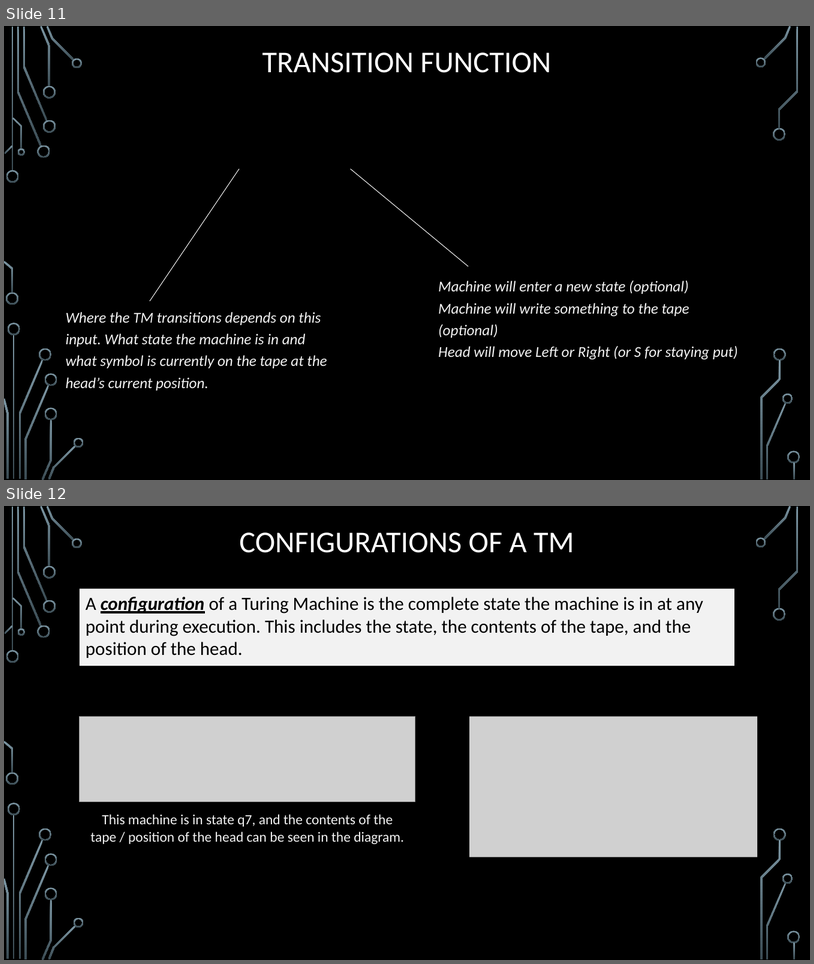
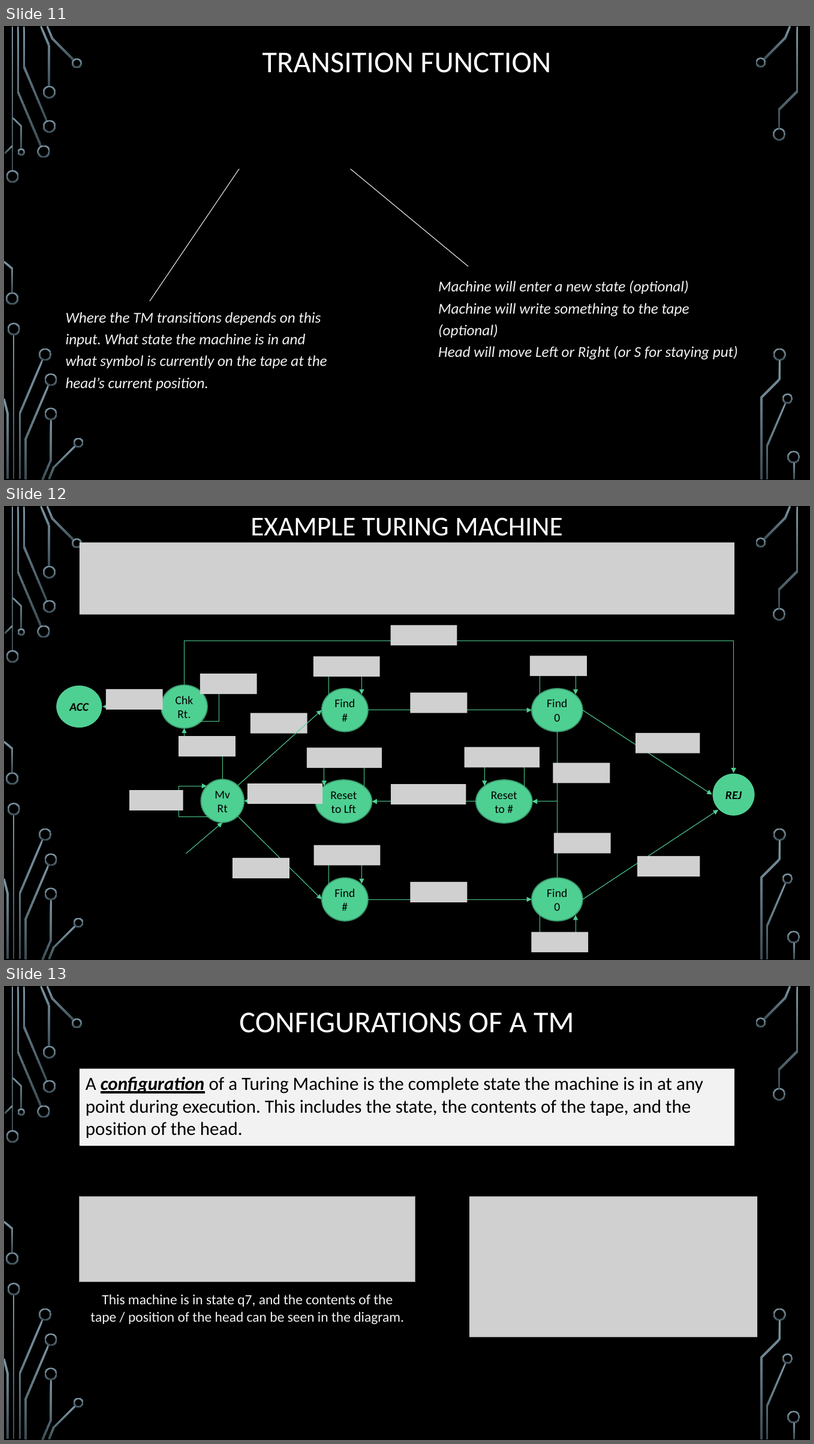
Before and after one commit to markfloryan/dmt2, a slide deck: slides/04-TuringMachines.pptx. Shown one above the other, each under a label of ours: slides 11 and 12 before the commit, slides 11, 12 and 13 after it. The pictures are 814x964 and 814x1444 pixels, drawn with LibreOffice and Linux fonts; fonts in the diff are those of the drawing; grey boxes stand for pictures; background and template pictures are left out. Boxes give left, top, right and bottom in pixels: in the first picture for what was removed or moved away, otherwise in the second. Text is boxed around its words. In the diff, an @@ line names an element or a change of style, - is before the commit and + after.

Commit message:
added TM example to mod4 slides

```diff
--- a/slides/04-TuringMachines.pptx
+++ b/slides/04-TuringMachines.pptx
@@ slide 12 added at (4, 506, 810, 960), background picture (left out); not listed: 36 template elements that a slide beside it also shows @@
@@ title added at (251, 517, 563, 536), 32.4 pt, text #FFFFFF @@
+EXAMPLE TURING MACHINE
@@ picture added at (80, 542, 735, 614) @@
@@ group added at (56, 625, 755, 952): 21 pictures, 12 elbow arrows, 10 ellipses, 10 arrows @@
+Find #
+Find 0
+REJ
+ACC
+Mv Rt
+Reset
+to #
+Reset
+to Lft
+Find #
+Find 0
+Chk Rt.
@@ what was slide 12 is now slide 13 @@
```
Also in this commit, not shown: 1 other file.
